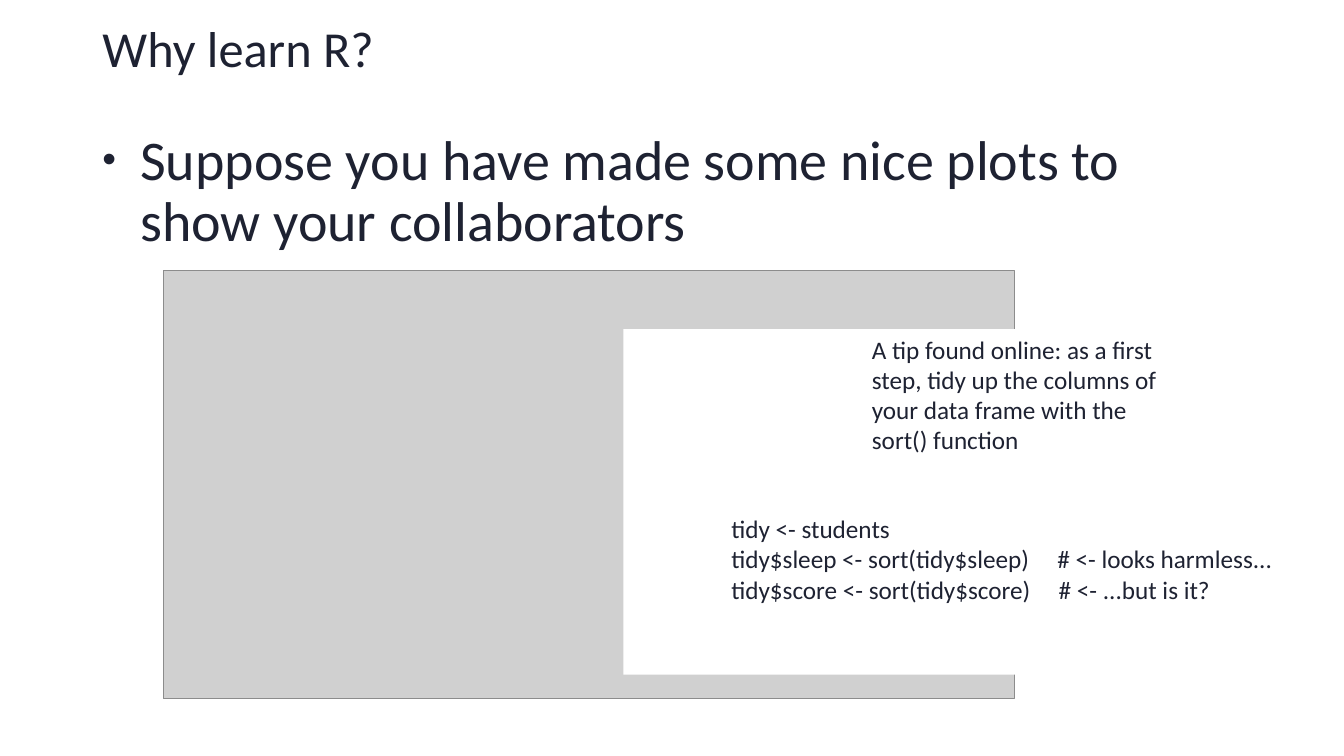
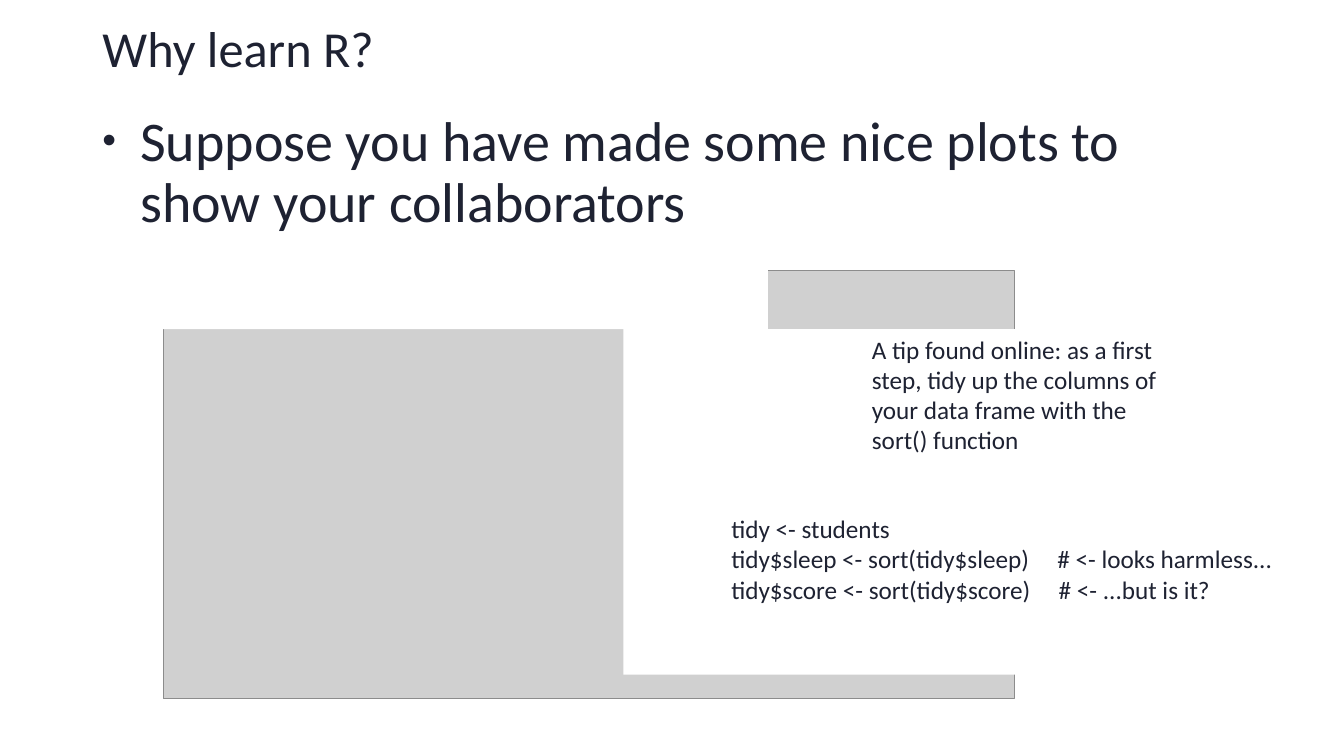
Before and after one commit to sib-swiss/first-steps-with-R-training, a slide deck: slide 10 of assets/pptx/First-steps-with-R_day1.pptx. Drawn at 1344x756 pixels with LibreOffice and Linux fonts; fonts in the diff are those of the drawing; grey boxes stand for pictures; background and template pictures are left out. Boxes give left, top, right and bottom in pixels: in the first picture for what was removed or moved away, otherwise in the second. Text is boxed around its words. In the diff, an @@ line names an element or a change of style, - is before the commit and + after.

```diff
--- a/assets/pptx/First-steps-with-R_day1.pptx
+++ b/assets/pptx/First-steps-with-R_day1.pptx
@@ text "Suppose you have made some ...": place and size @@
-text "Suppose you have made some ..." at (140,141,1120,250)
+text "Suppose you have made some ..." at (140,122,1120,231)
@@ rectangle added at (138,248,768,329), fill #FFFFFF @@
```
Also in this commit, not shown: 10 other slides changed, 3 slides added, 1 other file.
